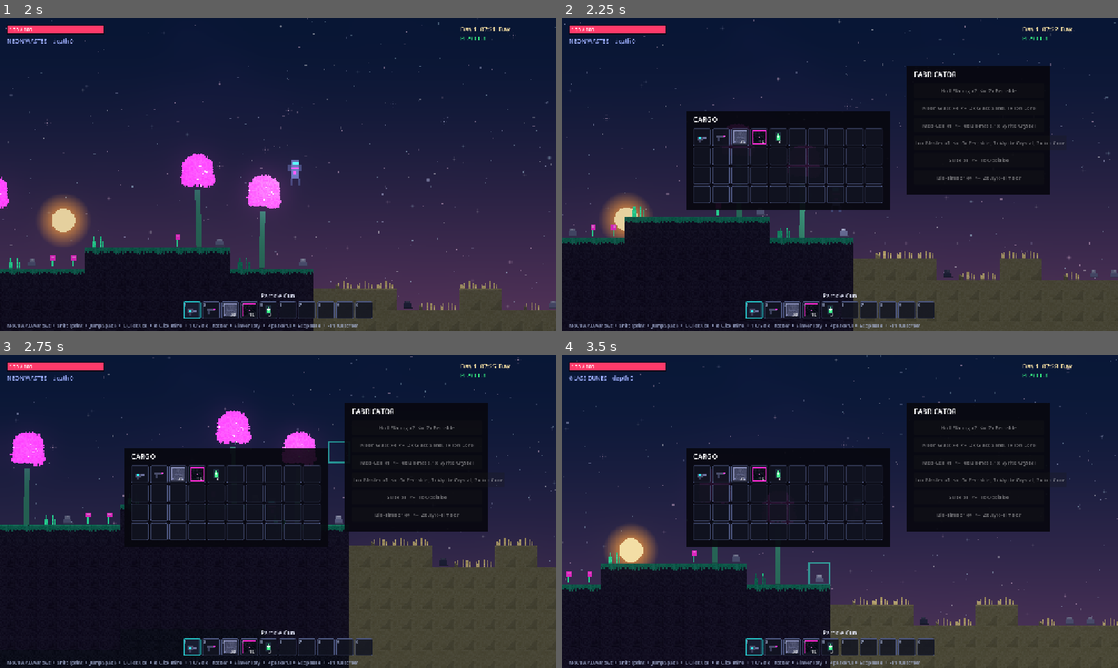
Above: before the commit, frames 1-4 (two rows, left to right).
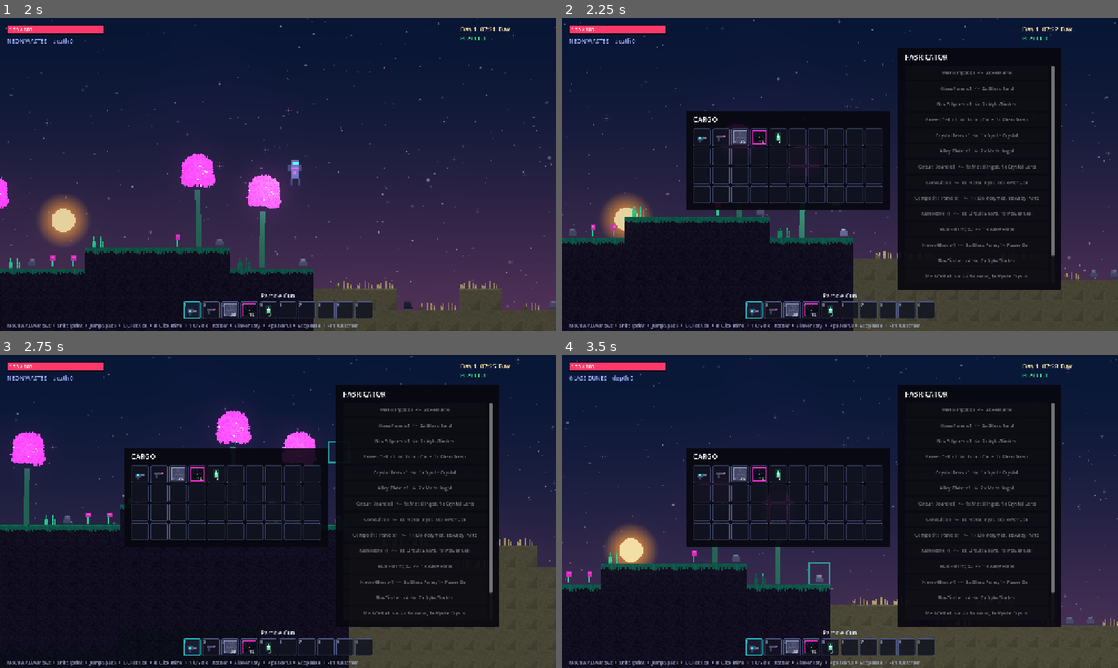
Above: after the commit, the same moments.

Repository: jaygriggsau/exocraft
Game: Godot game, scene res://scenes/Main.tscn
Same seed, same stepped clock (60 frames per second), same inputs: the game is played once before the commit and once after it.
Inputs (mouse positions are in pixels of both pictures, inside the frame that each line leads up to):
- Up to frame 1 (2 s): tap Enter at 0.5 s; move the mouse to (400, 158) at 0.52 s; hold Shift (sprint) 0.53-1.28 s; hold D (move_right) from 0.53 s (still down); click (400, 158) at 0.67 s; tap Space (jump) at 0.77, 1.52 s; move the mouse to (166, 190) at 1.27 s; tap P (toggle_enemies) at 1.35 s
- Up to frame 2 (2.25 s): move the mouse to (895, 105) at 2.02 s; release D (move_right) at 2.03 s; hold A (move_left) from 2.03 s (still down); tap Tab at 2.1 s
- Up to frame 3 (2.75 s): keep holding A (move_left)
- Up to frame 4 (3.5 s): move the mouse to (812, 574) at 2.77 s; release A (move_left) at 2.78 s; hold D (move_right) from 2.78 s (still down); tap 1 at 2.85 s; click (812, 574) at 2.92 s; tap Space (jump) at 3.02 s

Frame 1 is identical in both runs. In frame 2, 13% of the frame differs, in the area x 60-91%, y 9-87%; in frame 3, 12%; in frame 4, 13%.

Commit message:
Add 10 foundational building resources to the crafting system
- Tier-1 refines from raw drops: Metal Ingot, Glass Pane, Bio-Polymer,
  Power Cell, Crystal Lens
- Tier-2/3 components: Alloy Plate, Circuit Board, Conduit, Composite Panel,
  Nanocore (combined from the tier-1 resources)
- Route existing buildables/gear through the foundation (Hull Plating <- Alloy
  Plate, Neon Glass <- Glass Pane + Power Cell, Blaster <- Circuit Board +
  Alloy Plate + Power Cell)
- Make the fabricator panel scrollable to fit the growing recipe set

https://claude.ai/code/session_01Lbtdt6KHnYyPZuVhH3cTWJ

Diff:
--- a/scripts/autoload/ItemDB.gd
+++ b/scripts/autoload/ItemDB.gd
@@ -35,17 +35,44 @@
 	"metal_ore":   {"name": "Ferralite",     "type": MATERIAL, "max_stack": 999, "color": Color("c4c4d6")},
 	"energy_core": {"name": "Ion Core",      "type": MATERIAL, "max_stack": 999, "color": Color("2dffff")},
 	"scrap":       {"name": "Alien Scrap",   "type": MATERIAL, "max_stack": 999, "color": Color("ff8a3a")},
+
+	# --- The 10 foundational building resources (refined crafting components) ---
+	# Tier 1: refined directly from raw drops
+	"metal_ingot":  {"name": "Metal Ingot",   "type": MATERIAL, "max_stack": 999, "color": Color("b8bcd0")},
+	"glass_pane":   {"name": "Glass Pane",     "type": MATERIAL, "max_stack": 999, "color": Color("aee8ff")},
+	"polymer":      {"name": "Bio-Polymer",    "type": MATERIAL, "max_stack": 999, "color": Color("a06cff")},
+	"power_cell":   {"name": "Power Cell",      "type": MATERIAL, "max_stack": 999, "color": Color("2dffff")},
+	"crystal_lens": {"name": "Crystal Lens",    "type": MATERIAL, "max_stack": 999, "color": Color("ff7ae0")},
+	# Tier 2/3: combined from the tier-1 components
+	"alloy_plate":  {"name": "Alloy Plate",     "type": MATERIAL, "max_stack": 999, "color": Color("8a93b8")},
+	"circuit_board":{"name": "Circuit Board",   "type": MATERIAL, "max_stack": 999, "color": Color("3aff8f")},
+	"conduit":      {"name": "Conduit",         "type": MATERIAL, "max_stack": 999, "color": Color("ff9a3a")},
+	"composite":    {"name": "Composite Panel", "type": MATERIAL, "max_stack": 999, "color": Color("5ad0c0")},
+	"nanocore":     {"name": "Nanocore",        "type": MATERIAL, "max_stack": 999, "color": Color("eaffff")},
 }
 
 ## Recipes craftable anywhere (no station system in this slice).
 ## Each recipe: {out:[id,count], cost:[[id,count], ...]}
 var RECIPES := [
-	{"out": ["plating", 2],    "cost": [["metal_ore", 2]]},
-	{"out": ["neon_glass", 4], "cost": [["sand", 2], ["energy_core", 1]]},
+	# --- foundation: refine raw drops into the 10 building resources ---
+	{"out": ["metal_ingot", 1],  "cost": [["metal_ore", 2]]},
+	{"out": ["glass_pane", 1],    "cost": [["sand", 2]]},
+	{"out": ["polymer", 1],       "cost": [["wood", 2]]},
+	{"out": ["power_cell", 1],    "cost": [["energy_core", 1], ["scrap", 1]]},
+	{"out": ["crystal_lens", 1],  "cost": [["crystal", 1]]},
+	{"out": ["alloy_plate", 1],   "cost": [["metal_ingot", 2]]},
+	{"out": ["circuit_board", 1], "cost": [["metal_ingot", 1], ["crystal_lens", 1]]},
+	{"out": ["conduit", 1],       "cost": [["metal_ingot", 1], ["power_cell", 1]]},
+	{"out": ["composite", 1],     "cost": [["polymer", 1], ["alloy_plate", 1]]},
+	{"out": ["nanocore", 1],      "cost": [["circuit_board", 1], ["power_cell", 1]]},
+
+	# --- buildables / gear, now built from the foundation resources ---
+	{"out": ["plating", 2],    "cost": [["alloy_plate", 1]]},
+	{"out": ["neon_glass", 4], "cost": [["glass_pane", 2], ["power_cell", 1]]},
+	{"out": ["wood_block", 4], "cost": [["wood", 2]]},
 	{"out": ["med_cell", 1],   "cost": [["biomass", 4], ["crystal", 1]]},
-	{"out": ["blaster", 1],    "cost": [["metal_ore", 6], ["crystal", 3], ["energy_core", 2]]},
+	{"out": ["blaster", 1],    "cost": [["circuit_board", 1], ["alloy_plate", 1], ["power_cell", 1]]},
 	{"out": ["stone", 1],      "cost": [["darkrock", 1]]},
-	{"out": ["wood_block", 4], "cost": [["wood", 2]]},
 ]
 
 func get_item(id: String) -> Variant:
--- a/scripts/ui/HUD.gd
+++ b/scripts/ui/HUD.gd
@@ -197,26 +197,39 @@
 	_craft_panel.visible = false
 	add_child_control(_craft_panel)
 
-	var px := VW / 2 + 170
-	var py := 150
+	var px := VW / 2 + 150
+	var py := 110
+	var w := 344
+	var h := 500
 	var bg := ColorRect.new()
 	bg.color = Color(0.03, 0.03, 0.06, 0.92)
 	bg.position = Vector2(px - 16, py - 40)
-	bg.size = Vector2(330, ItemDB.RECIPES.size() * 40 + 56)
+	bg.size = Vector2(w + 32, h + 56)
 	_craft_panel.add_child(bg)
 	var title := _make_label("FABRICATOR", 16)
 	title.position = Vector2(px, py - 32)
 	_craft_panel.add_child(title)
 
+	# scrollable list so the recipe set can keep growing
+	var scroll := ScrollContainer.new()
+	scroll.position = Vector2(px, py)
+	scroll.size = Vector2(w, h)
+	scroll.horizontal_scroll_mode = ScrollContainer.SCROLL_MODE_DISABLED
+	_craft_panel.add_child(scroll)
+	var vbox := VBoxContainer.new()
+	vbox.custom_minimum_size = Vector2(w - 14, 0)
+	vbox.add_theme_constant_override("separation", 4)
+	scroll.add_child(vbox)
+
 	for i in ItemDB.RECIPES.size():
 		var r: Dictionary = ItemDB.RECIPES[i]
 		var b := Button.new()
-		b.position = Vector2(px, py + i * 40)
-		b.size = Vector2(300, 34)
+		b.custom_minimum_size = Vector2(w - 16, 32)
 		b.text = _recipe_text(r)
-		b.add_theme_font_size_override("font_size", 12)
+		b.add_theme_font_size_override("font_size", 11)
+		b.clip_text = true
 		b.pressed.connect(_on_craft.bind(r))
-		_craft_panel.add_child(b)
+		vbox.add_child(b)
 		_craft_rows.append({"button": b, "recipe": r})
 
 func _recipe_text(r: Dictionary) -> String:
Not shown, changed: README.md
